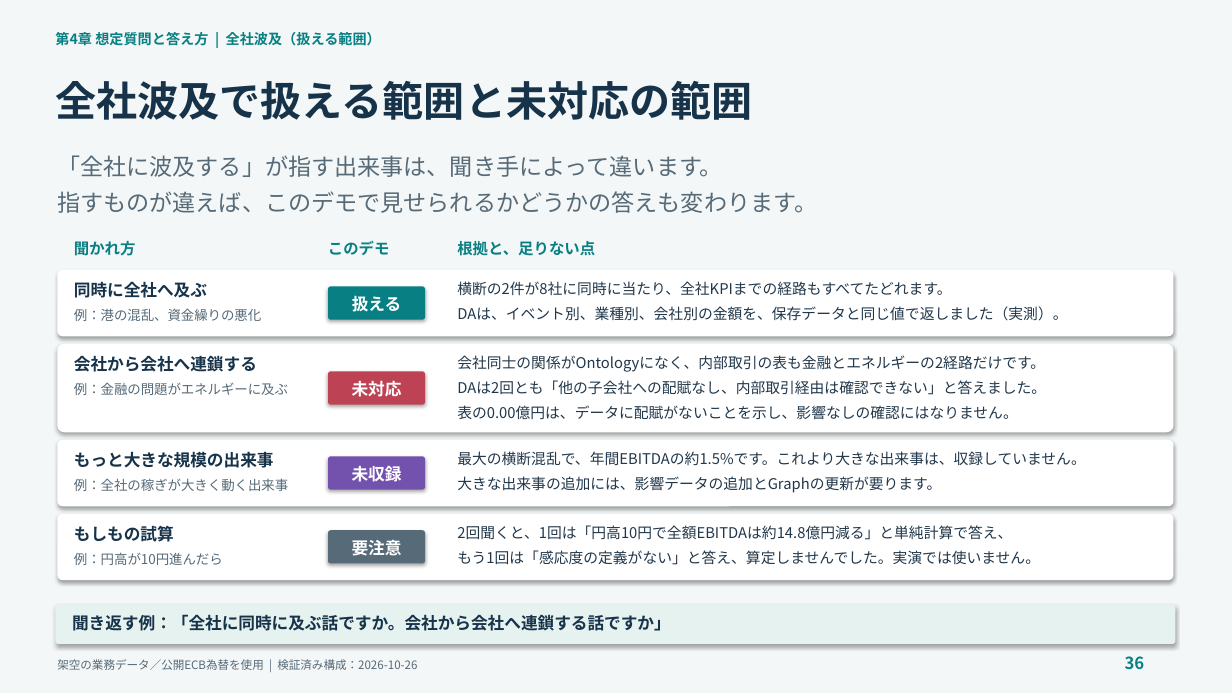
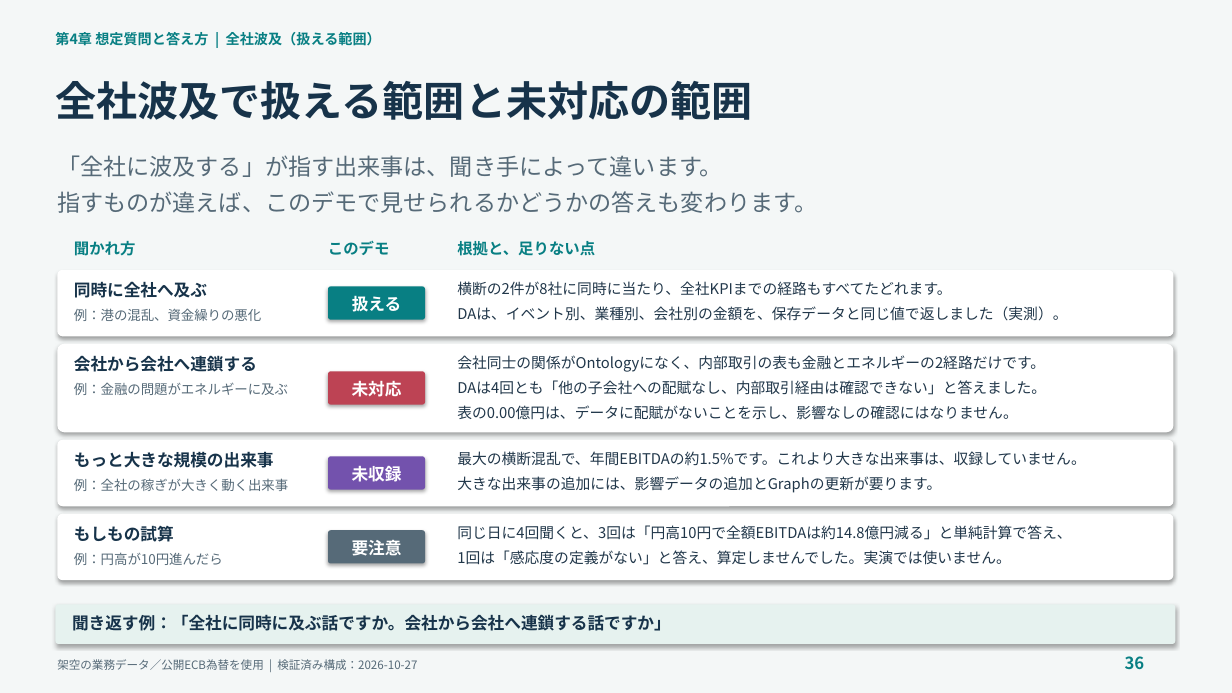
Before and after one commit to c-nova/FabricOntology_Trading, a slide deck: slide 36 of decks/TradingOntology_Demo_Presenter_Guide_JA.pptx. Drawn at 1232x693 pixels with LibreOffice and Linux fonts; fonts in the diff are those of the drawing. Boxes give left, top, right and bottom in pixels: in the first picture for what was removed or moved away, otherwise in the second. Text is boxed around its words. In the diff, an @@ line names an element or a change of style, - is before the commit and + after.

```diff
--- a/decks/TradingOntology_Demo_Presenter_Guide_JA.pptx
+++ b/decks/TradingOntology_Demo_Presenter_Guide_JA.pptx
@@ text at (457,380,1046,395): text changed @@
-DAは2回とも「他の子会社への配賦なし、内部取引経由は確認できない」と答えました。
+DAは4回とも「他の子会社への配賦なし、内部取引経由は確認できない」と答えました。
@@ text at (457,525,1071,565): text changed @@
-2回聞くと、1回は「円高10円で全額EBITDAは約14.8億円減る」と単純計算で答え、
-もう1回は「感応度の定義がない」と答え、算定しませんでした。実演では使いません。
+同じ日に4回聞くと、3回は「円高10円で全額EBITDAは約14.8億円減る」と単純計算で答え、
+1回は「感応度の定義がない」と答え、算定しませんでした。実演では使いません。
@@ text at (57,659,417,670): text changed @@
-架空の業務データ／公開ECB為替を使用 | 検証済み構成：2026-10-26
+架空の業務データ／公開ECB為替を使用 | 検証済み構成：2026-10-27
```
Also in this commit, not shown: 51 other slides changed, 2 other files.
